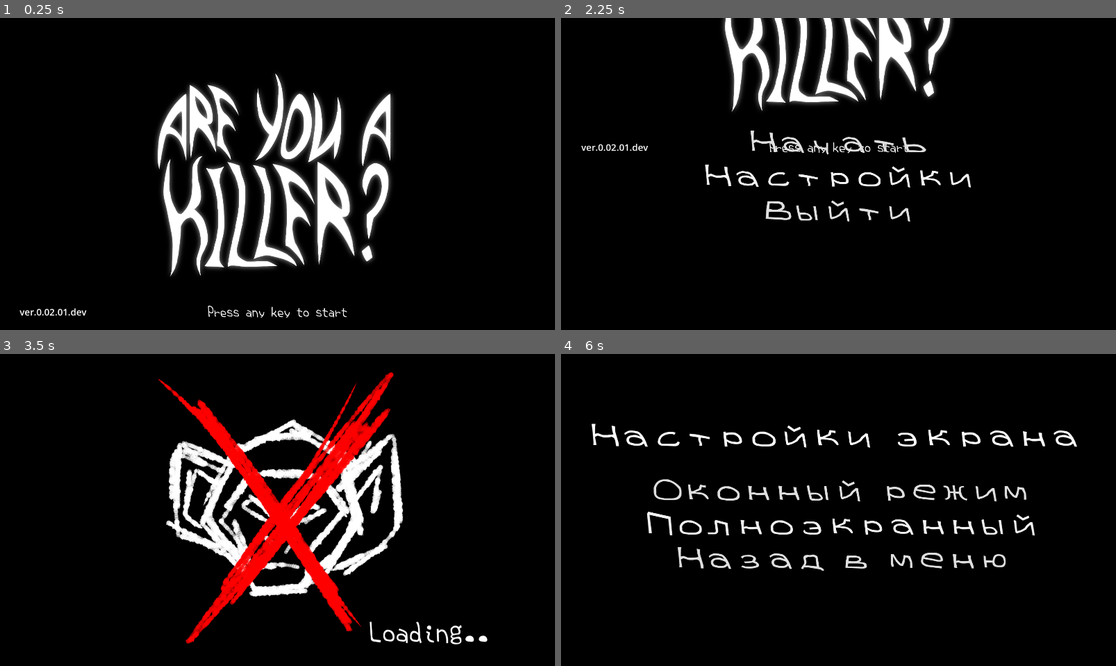
Above: before the commit, frames 1-4 (two rows, left to right).
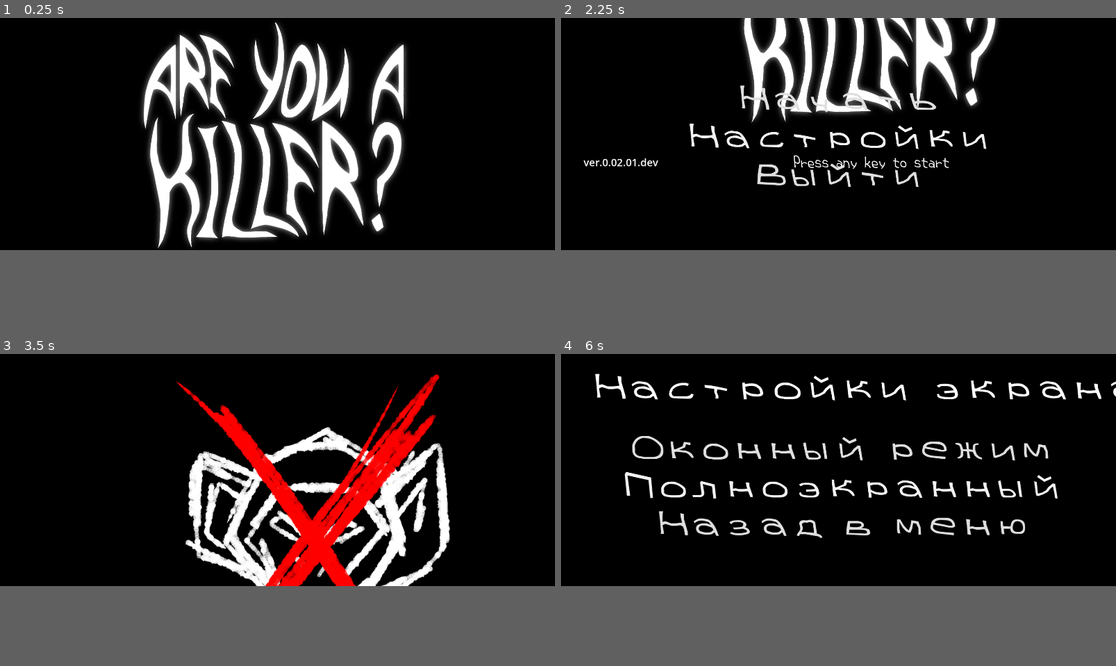
Above: after the commit, the same moments.

Repository: usynin78-web/ayak
Game: Godot game, scene res://UI/main menu/main menu.tscn
The game is run twice, just before and just after one commit, with the same random seed, the same clock (stepped at 60 frames per second) and the same inputs.
Inputs (mouse positions are in pixels of both pictures, inside the frame that each line leads up to):
- Up to frame 1 (0.25 s): no input
- Up to frame 2 (2.25 s): tap Enter at 0.5, 2 s; move the mouse to (960, 158) at 0.52 s; hold D (ui_right) 0.53-1.25 s; click (960, 158) at 0.6 s; click "Назад в меню" at 1.25 s; move the mouse to (727, 189) at 2.02 s; hold S (ui_down) from 2.03 s (still down); tap E (interact) at 2.1 s
- Up to frame 3 (3.5 s): release S (ui_down) at 2.75 s; click "Начать" at 2.75 s
- Up to frame 4 (6 s): click "Начать" at 3.5 s; click "Настройки" at 4.25 s; click "Оконный режим" at 5 s; click "Полноэкранный" at 5.75 s
In our replay, the window is 799x449 before the commit and 799x334 after it. These sizes can differ from the game's own. Grey fills any space a smaller window leaves; there, only what the larger window draws over its background counts as a difference.

The runs differ from the first frame. In frame 1, 21% of the frame differs, in the area x 3-74%, y 1-97%; in frame 2, 12%; in frame 3, 20%; in frame 4, 8.4%.

Commit message:
Remove exit button; add room instances
Remove the exit button and related logic from the Game Over scene and script. Swap the 'continue' and 'settings' button nodes in the main menu scene. Add PackedScene resources and instance several UI/prop scenes (damage, cake, checkpoint, cube) into loc/roomtest/room.tscn and remove their redundant entries from roomtest.tscn. Update node unique_ids and resource references accordingly. Also adjust project window resolution to 1720x720.

Diff:
--- a/UI/game_over/game_over.gd
+++ b/UI/game_over/game_over.gd
@@ -2,16 +2,15 @@
 
 @onready var start_button = $VBoxContainer/start
 @onready var menu_button = $VBoxContainer/menu
-@onready var exit_button = $VBoxContainer/exit
+
 
 func _ready():
  start_button.visible = false
  menu_button.visible = false
- exit_button.visible = false
 
  start_button.pressed.connect(_on_start_pressed)
  menu_button.pressed.connect(_on_menu_pressed)
- exit_button.pressed.connect(_on_exit_pressed)
+
 
 func _on_start_pressed():
  var tree = get_tree()
@@ -32,6 +31,3 @@
   tree.change_scene_to_file("res://UI/main menu/main menu.tscn")
  else:
   push_error("SceneTree не найден")
-
-func _on_exit_pressed():
- get_tree().quit()
--- a/UI/game_over/game_over.tscn
+++ b/UI/game_over/game_over.tscn
@@ -87,10 +87,3 @@
 theme = SubResource("Theme_wjdna")
 theme_type_variation = &"FlatButton"
 text = "В главное меню"
-
-[node name="exit" type="Button" parent="VBoxContainer" unique_id=1666022246]
-layout_mode = 2
-accessibility_name = "start"
-theme = SubResource("Theme_wjdna")
-theme_type_variation = &"FlatButton"
-text = "Выход из игры"
--- a/UI/main menu/main menu.tscn
+++ b/UI/main menu/main menu.tscn
@@ -189,19 +189,19 @@
 theme_type_variation = &"FlatButton"
 text = "Начать"
 
+[node name="continue" type="Button" parent="VBoxContainer" unique_id=1958528430]
+layout_mode = 2
+accessibility_name = "continue"
+theme = ExtResource("4_dmwvm")
+theme_type_variation = &"FlatButton"
+text = "Продолжить"
+
 [node name="setting" type="Button" parent="VBoxContainer" unique_id=1260301710]
 layout_mode = 2
 accessibility_name = "start"
 theme = ExtResource("4_dmwvm")
 theme_type_variation = &"FlatButton"
 text = "Настройки"
-
-[node name="continue" type="Button" parent="VBoxContainer" unique_id=1958528430]
-layout_mode = 2
-accessibility_name = "continue"
-theme = ExtResource("4_dmwvm")
-theme_type_variation = &"FlatButton"
-text = "Продолжить"
 
 [node name="exit" type="Button" parent="VBoxContainer" unique_id=1649470119]
 layout_mode = 2
--- a/loc/roomtest/room.tscn
+++ b/loc/roomtest/room.tscn
@@ -1,7 +1,11 @@
-[gd_scene load_steps=8 format=3 uid="uid://b6eah46li8ixv"]
+[gd_scene format=3 uid="uid://b6eah46li8ixv"]
 
 [ext_resource type="Texture2D" uid="uid://cmpcfdgabfrua" path="res://loc/roomtest/Без названия42_20251123133006.webp" id="1_frsc0"]
 [ext_resource type="Texture2D" uid="uid://eo0kncvs3yrg" path="res://egg/0.0.02.png" id="1_ucfoa"]
+[ext_resource type="PackedScene" uid="uid://t0icfbp38p41" path="res://UI/HP/damage.tscn" id="3_c4af3"]
+[ext_resource type="PackedScene" uid="uid://uyosw5lg634q" path="res://UI/HP/cake.tscn" id="4_x0lll"]
+[ext_resource type="PackedScene" uid="uid://dkimxk1bjfqin" path="res://loc/roomtest/checkpoint.tscn" id="5_f1jrm"]
+[ext_resource type="PackedScene" uid="uid://cc3vjjgyt7j7s" path="res://animch/cube/cube.tscn" id="6_xm4o8"]
 
 [sub_resource type="PhysicsMaterial" id="PhysicsMaterial_sjkhc"]
 rough = true
@@ -21,44 +25,68 @@
 a = Vector2(693, 736)
 b = Vector2(21, 11)
 
-[node name="room" type="Sprite2D"]
+[node name="room" type="Sprite2D" unique_id=551578305]
 texture = ExtResource("1_frsc0")
 
-[node name="Sprite2D" type="Sprite2D" parent="."]
+[node name="Sprite2D" type="Sprite2D" parent="." unique_id=817308171]
 position = Vector2(386, -243.99997)
 scale = Vector2(0.215, 0.215)
 texture = ExtResource("1_ucfoa")
 
-[node name="StaticBody2D" type="StaticBody2D" parent="."]
+[node name="StaticBody2D" type="StaticBody2D" parent="." unique_id=1381902062]
 disable_mode = 1
 physics_material_override = SubResource("PhysicsMaterial_sjkhc")
 
-[node name="CollisionShape2D6" type="CollisionShape2D" parent="StaticBody2D"]
+[node name="CollisionShape2D6" type="CollisionShape2D" parent="StaticBody2D" unique_id=1517360843]
 position = Vector2(-181, -106)
 shape = SubResource("SegmentShape2D_71jsx")
 
-[node name="CollisionShape2D" type="CollisionShape2D" parent="StaticBody2D"]
+[node name="CollisionShape2D" type="CollisionShape2D" parent="StaticBody2D" unique_id=1692039795]
 position = Vector2(15, 980)
 shape = SubResource("RectangleShape2D_n65ub")
 
-[node name="CollisionShape2D4" type="CollisionShape2D" parent="StaticBody2D"]
+[node name="CollisionShape2D4" type="CollisionShape2D" parent="StaticBody2D" unique_id=1064657433]
 position = Vector2(-15, -726.75)
 shape = SubResource("RectangleShape2D_n65ub")
 
-[node name="CollisionShape2D2" type="CollisionShape2D" parent="StaticBody2D"]
+[node name="CollisionShape2D2" type="CollisionShape2D" parent="StaticBody2D" unique_id=707483350]
 position = Vector2(-1385, 161)
 rotation = -1.5733193
 shape = SubResource("RectangleShape2D_n65ub")
 
-[node name="CollisionShape2D3" type="CollisionShape2D" parent="StaticBody2D"]
+[node name="CollisionShape2D3" type="CollisionShape2D" parent="StaticBody2D" unique_id=1013815504]
 position = Vector2(1384, 154)
 rotation = -1.5733193
 shape = SubResource("RectangleShape2D_n65ub")
 
-[node name="CollisionShape2D5" type="CollisionShape2D" parent="StaticBody2D"]
+[node name="CollisionShape2D5" type="CollisionShape2D" parent="StaticBody2D" unique_id=1643899645]
 position = Vector2(0, -7)
 shape = SubResource("SegmentShape2D_rqio7")
 
-[node name="CollisionShape2D7" type="CollisionShape2D" parent="StaticBody2D"]
+[node name="CollisionShape2D7" type="CollisionShape2D" parent="StaticBody2D" unique_id=824424346]
 position = Vector2(569, 118)
 shape = SubResource("SegmentShape2D_sjkhc")
+
+[node name="damage" parent="." unique_id=1121011096 instance=ExtResource("3_c4af3")]
+position = Vector2(501, 156)
+
+[node name="cake" parent="." unique_id=1035904099 instance=ExtResource("4_x0lll")]
+position = Vector2(389, 289)
+
+[node name="checkpoint" parent="." unique_id=1504211689 instance=ExtResource("5_f1jrm")]
+position = Vector2(-527, 57)
+
+[node name="Node2D4" parent="." unique_id=20402418 instance=ExtResource("6_xm4o8")]
+position = Vector2(-350, 435)
+
+[node name="Node2D3" parent="." unique_id=541011024 instance=ExtResource("6_xm4o8")]
+position = Vector2(-658, 283)
+
+[node name="Node2D2" parent="." unique_id=324566262 instance=ExtResource("6_xm4o8")]
+position = Vector2(382, 384)
+
+[node name="Node2D" parent="." unique_id=1769408280 instance=ExtResource("6_xm4o8")]
+position = Vector2(708, 393)
+
+[node name="cube" parent="." unique_id=907973123 instance=ExtResource("6_xm4o8")]
+position = Vector2(26, 318)
--- a/loc/roomtest/roomtest.tscn
+++ b/loc/roomtest/roomtest.tscn
@@ -3,11 +3,7 @@
 [ext_resource type="Script" uid="uid://y7ymu3ojilq3" path="res://loc/roomtest/roomtest.gd" id="1_rqio7"]
 [ext_resource type="PackedScene" uid="uid://b6eah46li8ixv" path="res://loc/roomtest/room.tscn" id="2_n65ub"]
 [ext_resource type="PackedScene" uid="uid://b8lfkrsaj8rb3" path="res://animch/c3/c3.tscn" id="2_rqio7"]
-[ext_resource type="PackedScene" uid="uid://uyosw5lg634q" path="res://UI/HP/cake.tscn" id="3_lf4hv"]
-[ext_resource type="PackedScene" uid="uid://dkimxk1bjfqin" path="res://loc/roomtest/checkpoint.tscn" id="3_sjkhc"]
-[ext_resource type="PackedScene" uid="uid://cc3vjjgyt7j7s" path="res://animch/cube/cube.tscn" id="5_lxy7o"]
 [ext_resource type="PackedScene" uid="uid://cfjm7vprwitbq" path="res://UI/HP/hp.tscn" id="5_n65ub"]
-[ext_resource type="PackedScene" uid="uid://t0icfbp38p41" path="res://UI/HP/damage.tscn" id="6_7d080"]
 
 [sub_resource type="CompressedTexture2D" id="CompressedTexture2D_lxy7o"]
 load_path = "res://.godot/imported/Без названия42_20251123133006.webp-be6baab2759704e98af25b4fb1dc279a.ctex"
@@ -39,35 +35,6 @@
 position = Vector2(988, 587)
 texture = SubResource("CompressedTexture2D_lxy7o")
 
-[node name="damage" parent="." unique_id=56531574 instance=ExtResource("6_7d080")]
-position = Vector2(1515, 749)
-
-[node name="cake" parent="." unique_id=497666209 instance=ExtResource("3_lf4hv")]
-position = Vector2(1375, 874)
-
-[node name="checkpoint2" parent="." unique_id=1504211689 instance=ExtResource("3_sjkhc")]
-position = Vector2(1691, 869)
-rotation = 0.07728782
-scale = Vector2(-0.96000004, 1)
-
-[node name="checkpoint" parent="." unique_id=611511242 instance=ExtResource("3_sjkhc")]
-position = Vector2(459, 642)
-
-[node name="Node2D4" parent="." unique_id=2029861013 instance=ExtResource("5_lxy7o")]
-position = Vector2(749, 1066)
-
-[node name="Node2D3" parent="." unique_id=503512924 instance=ExtResource("5_lxy7o")]
-position = Vector2(441, 914)
-
-[node name="Node2D2" parent="." unique_id=1792145785 instance=ExtResource("5_lxy7o")]
-position = Vector2(1117, 956)
-
-[node name="Node2D" parent="." unique_id=258567729 instance=ExtResource("5_lxy7o")]
-position = Vector2(1443, 965)
-
-[node name="cube" parent="." unique_id=879071891 instance=ExtResource("5_lxy7o")]
-position = Vector2(364, 748)
-
 [node name="c3" parent="." unique_id=2008111130 instance=ExtResource("2_rqio7")]
 position = Vector2(982.00006, 584.00006)
 
--- a/project.godot
+++ b/project.godot
@@ -28,8 +28,8 @@
 
 [display]
 
-window/size/viewport_width=1920
-window/size/viewport_height=1080
+window/size/viewport_width=1720
+window/size/viewport_height=720
 mouse_cursor/custom_image="uid://bu73qisqmypg4"
 
 [global_group]
